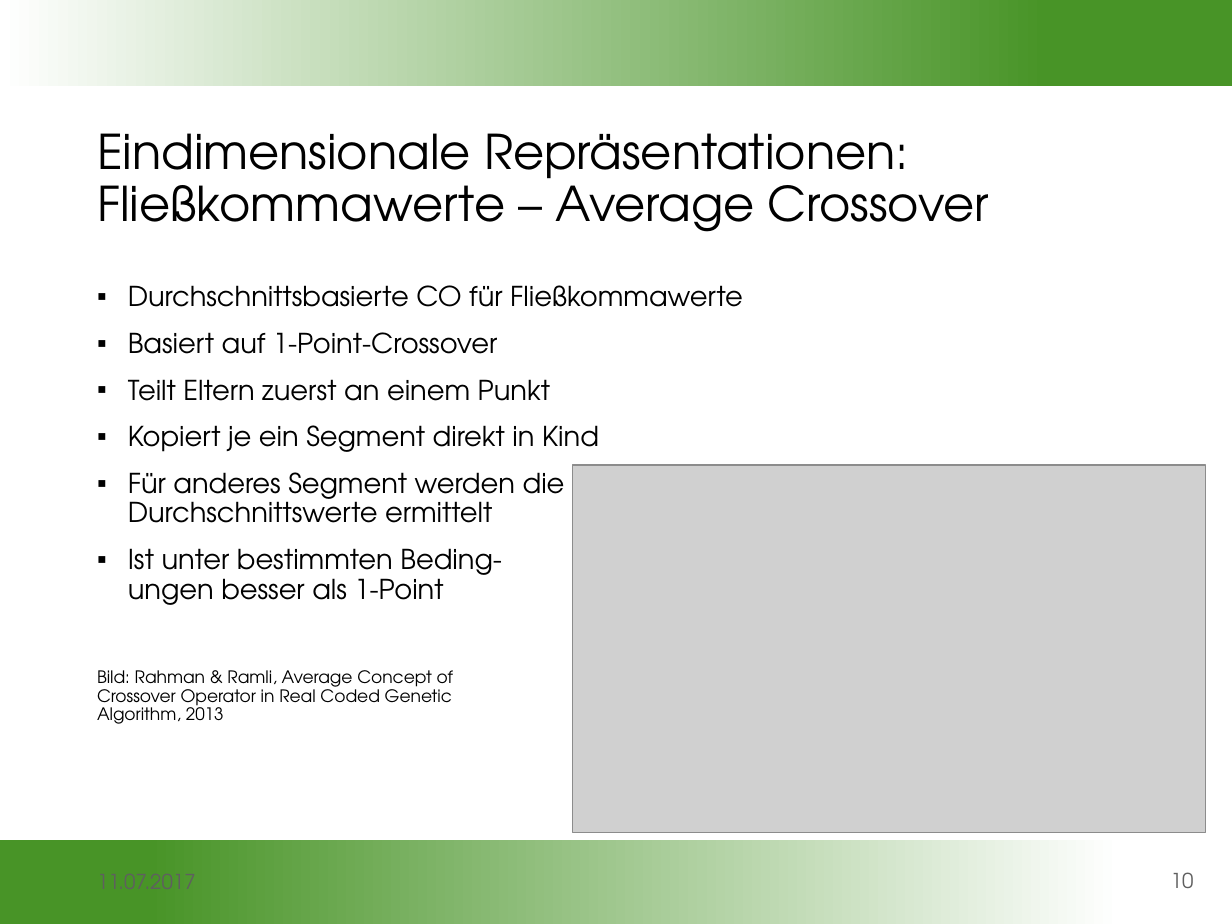
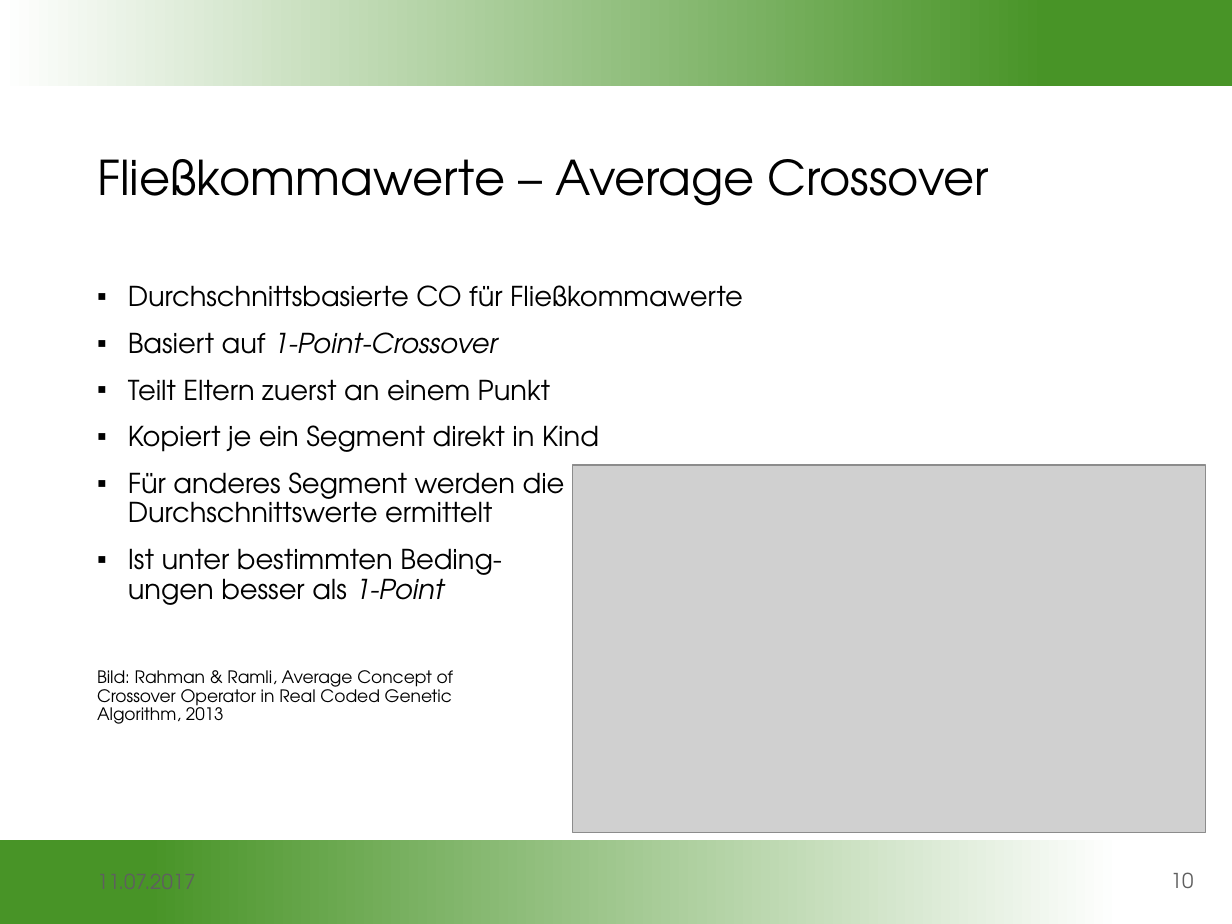
Before and after one commit to gobo7793/OC-Seminar, a slide deck: slide 10 of Vortragsfolien.pptx. Drawn at 1232x924 pixels with LibreOffice and Linux fonts; fonts in the diff are those of the drawing; grey boxes stand for pictures; background and template pictures are left out. Boxes give left, top, right and bottom in pixels: in the first picture for what was removed or moved away, otherwise in the second. Text is boxed around its words. In the diff, an @@ line names an element or a change of style, - is before the commit and + after.

```diff
--- a/Vortragsfolien.pptx
+++ b/Vortragsfolien.pptx
@@ title at box(97, 159, 989, 206): text changed @@
-Eindimensionale Repräsentationen:
-Fließkommawerte – Average Crossover
+Fließkommawerte – Average Crossover
@@ text at box(128, 332, 502, 605): italic on in "1-Point-Crossover", "1-Point" @@
```
Also in this commit, not shown: 11 other slides changed.
